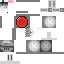
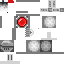
Layers edited between the first and the second (64, 64) image:
painted on "Layer 2 copy 2" over [8,0,28,28]
